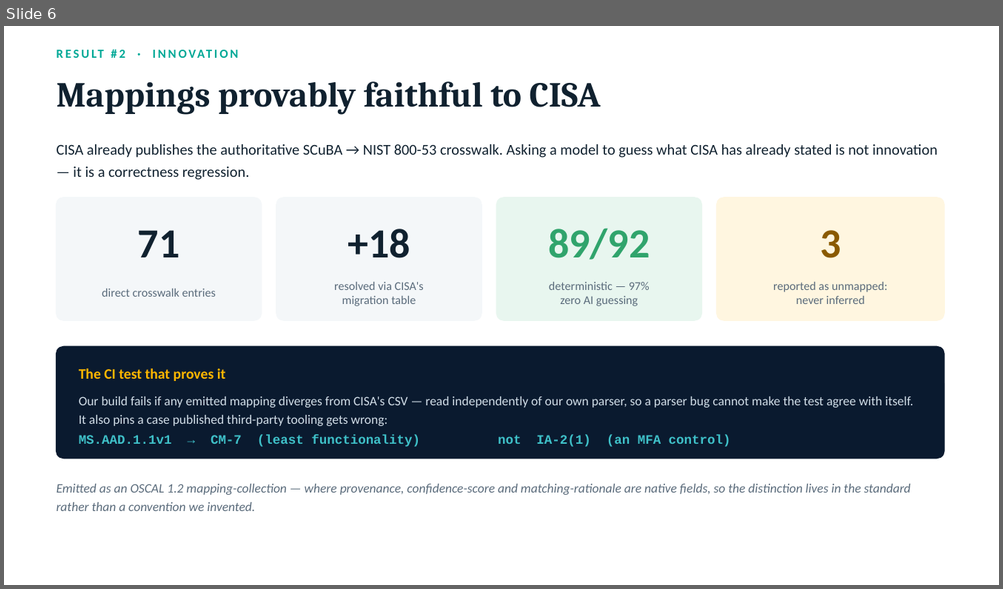
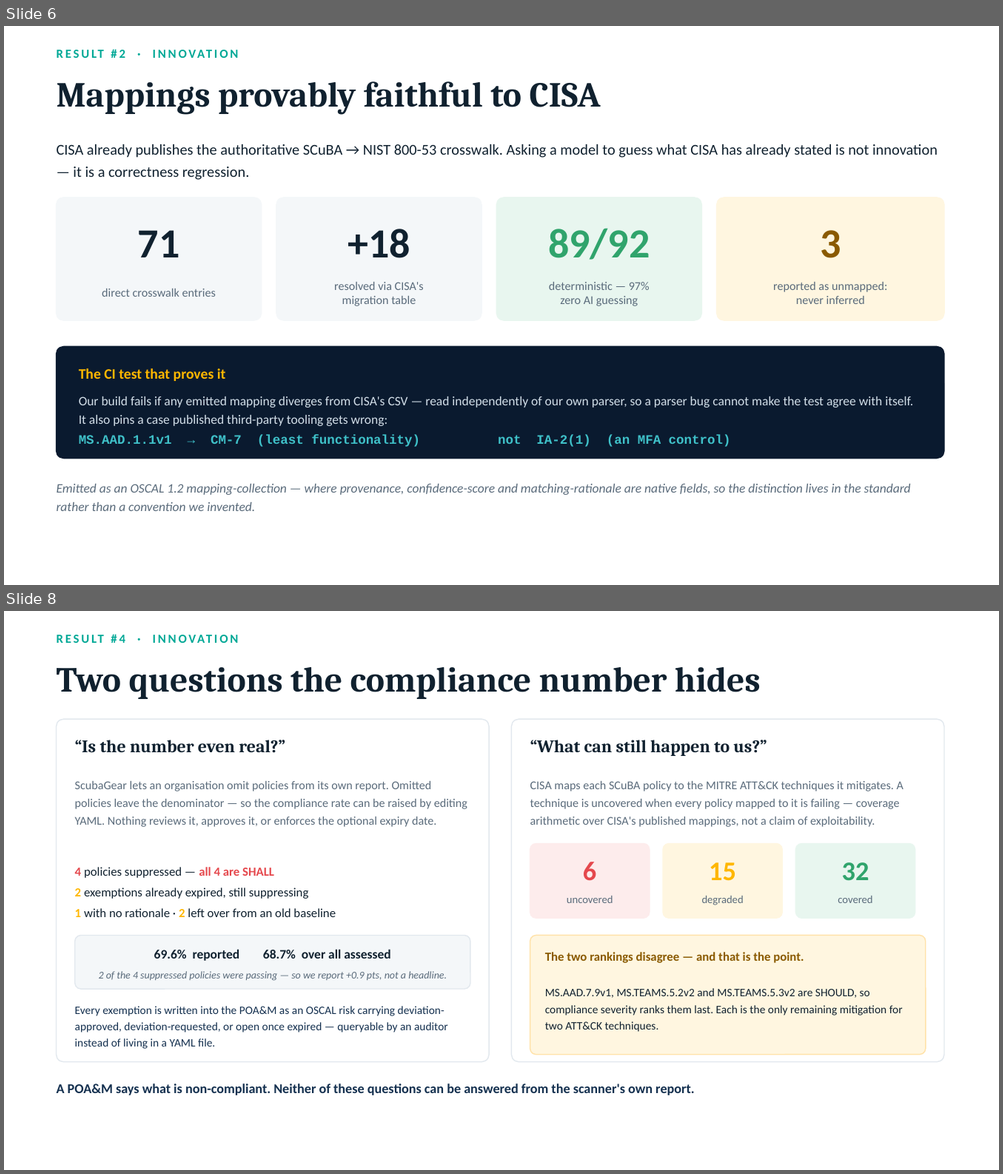
Before and after one commit to saleha-muzammil/microsoft-sec, a slide deck: docs/presentation.pptx. Shown one above the other, each under a label of ours: slide 6 before the commit, slides 6 and 8 after it; the slides between them are not shown. The pictures are 1003x589 and 1003x1174 pixels, drawn with LibreOffice and Linux fonts; fonts in the diff are those of the drawing. Boxes give left, top, right and bottom in pixels: in the first picture for what was removed or moved away, otherwise in the second. Text is boxed around its words. In the diff, an @@ line names an element or a change of style, - is before the commit and + after.

```diff
--- a/docs/presentation.pptx
+++ b/docs/presentation.pptx
@@ slide 8 added at (4,611,999,1170), background #FFFFFF @@
@@ text added at (119,635,125,643), 12 pt, text #00A896, bold @@
+RESULT #4 · INNOVATION
@@ text added at (57,667,760,699), 34 pt, text #10212F, bold @@
+Two questions the compliance number hides
@@ rounded rectangle added at (57,719,489,1062), fill #FFFFFF, outline #E2E8EE 1 pt @@
@@ rounded rectangle added at (512,719,944,1062), fill #FFFFFF, outline #E2E8EE 1 pt @@
@@ text added at (75,740,285,753), 17 pt, text #10212F, bold @@
+“Is the number even real?”
@@ text added at (530,740,766,756), 17 pt, text #10212F, bold @@
+“What can still happen to us?”
@@ text added at (75,781,467,827), 11.5 pt, text #5A6B7B @@
+ScubaGear lets an organisation omit policies from its own report. Omitted policies leave the denominator — so the compliance rate can be raised by editing YAML. Nothing reviews it, approves it, or enforces the optional expiry date.
@@ text added at (530,781,903,827), 11.5 pt, text #5A6B7B @@
+CISA maps each SCuBA policy to the MITRE ATT&CK techniques it mitigates. A technique is uncovered when every policy mapped to it is failing — coverage arithmetic over CISA's published mappings, not a claim of exploitability.
@@ rounded rectangle added at (530,844,649,918), fill #FDECEC, outline #FDECEC 1 pt @@
@@ rounded rectangle added at (663,844,782,918), fill #FFF6E0, outline #FFF6E0 1 pt @@
@@ rounded rectangle added at (796,844,915,918), fill #E8F6EF, outline #E8F6EF 1 pt @@
@@ text added at (75,867,336,917), 12 pt, text #10212F @@
+4 policies suppressed — all 4 are SHALL
+2 exemptions already expired, still suppressing
+1 with no rationale · 2 left over from an old baseline
@@ text added at (583,862,596,880), 26 pt, text #E5484D, bold @@
+6
@@ text added at (708,863,736,881), 26 pt, text #FFB700, bold @@
+15
@@ text added at (842,863,869,881), 26 pt, text #30A46C, bold @@
+32
@@ text added at (566,896,613,903), 10.5 pt, text #5A6B7B @@
+uncovered
@@ text added at (702,896,743,906), 10.5 pt, text #5A6B7B @@
+degraded
@@ text added at (837,896,872,903), 10.5 pt, text #5A6B7B @@
+covered
@@ rounded rectangle added at (75,936,470,989), fill #F4F7F9, outline #E2E8EE 1 pt @@
@@ rounded rectangle added at (530,936,925,1055), fill #FFF6E0, outline #FFE2A8 1 pt @@
@@ text added at (154,949,390,961), 12.5 pt, text #10212F, bold @@
+69.6% reported 68.7% over all assessed
@@ text added at (545,952,803,963), 12 pt, text #8A5A00, bold @@
+The two rankings disagree — and that is the point.
@@ text added at (99,971,447,981), 10 pt, text #5A6B7B, italic @@
+2 of the 4 suppressed policies were passing — so we report +0.9 pts, not a headline.
@@ text added at (75,1006,448,1049), 11 pt, text #14304F @@
+Every exemption is written into the POA&M as an OSCAL risk carrying deviation-approved, deviation-requested, or open once expired — queryable by an auditor instead of living in a YAML file.
@@ text added at (545,988,902,1032), 11 pt, text #10212F @@
+MS.AAD.7.9v1, MS.TEAMS.5.2v2 and MS.TEAMS.5.3v2 are SHOULD, so compliance severity ranks them last. Each is the only remaining mitigation for two ATT&CK techniques.
@@ text added at (57,1084,694,1096), 13 pt, text #14304F, bold @@
+A POA&M says what is non-compliant. Neither of these questions can be answered from the scanner's own report.
```
Also in this commit, not shown: 5 slides changed, 1 other slide added, 45 other files.
